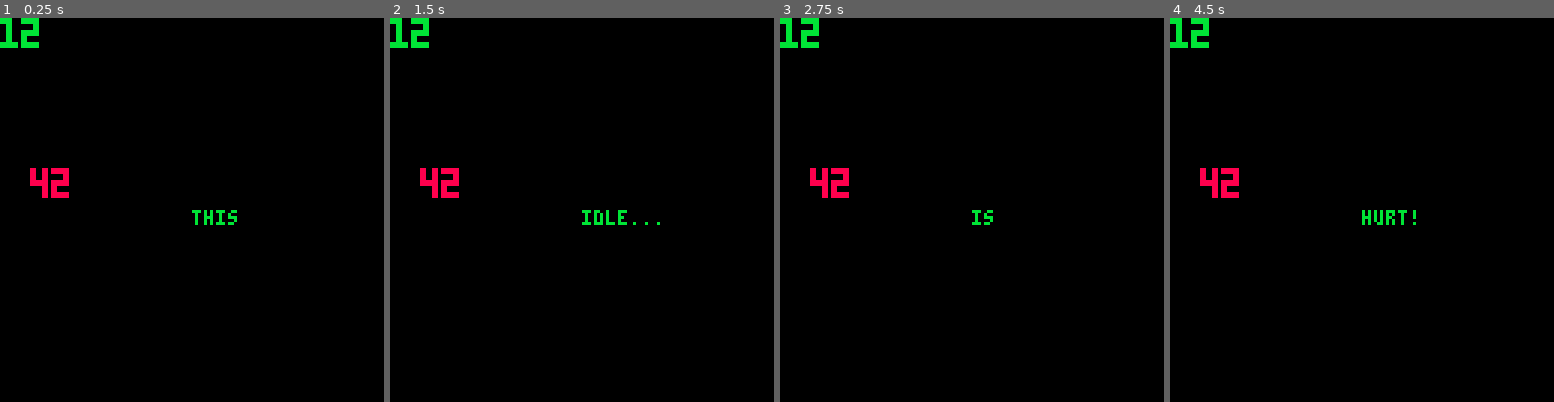
Above: before the commit, frames 1-4 (left to right).
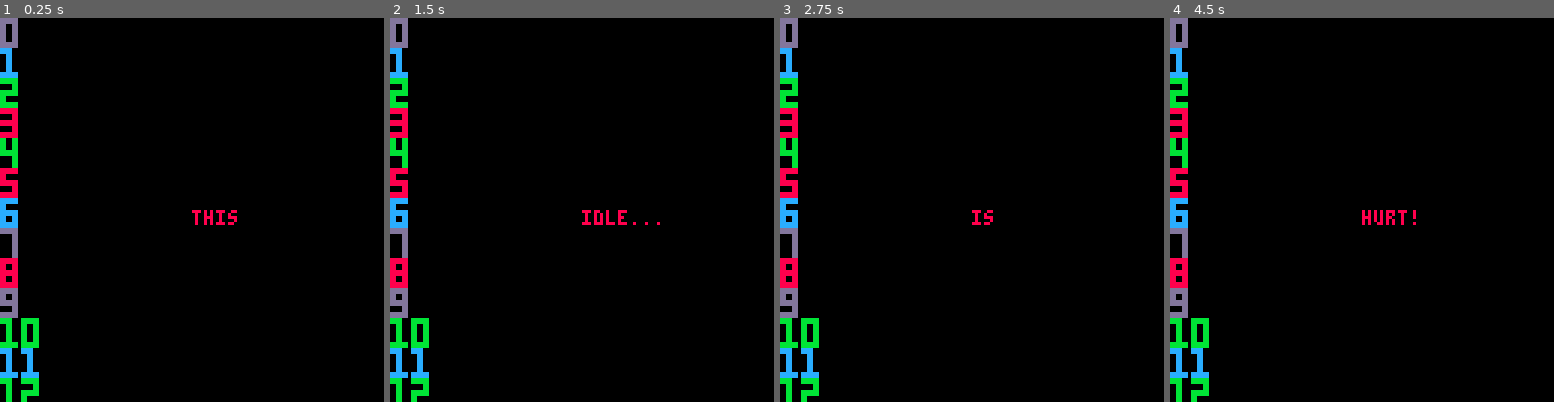
Above: after the commit, the same moments.

Repository: shen-sat/last_minute
Game: PICO-8 cartridge game.p8
Two runs of this game, one before a commit and one after it. Both use one fixed random seed, a clock stepped at 60 frames per second and the inputs below.
Inputs:
- Up to frame 1 (0.25 s): no input
- Up to frame 2 (1.5 s): no input
- Up to frame 3 (2.75 s): hold Up 2.15-2.42 s
- Up to frame 4 (4.5 s): hold Down 3.63-3.97 s

The runs differ from the first frame. In frame 1, 4.8% of the frame differs, in the area x 0-62%, y 0-100%; in frame 2, 4.9%; in frame 3, 4.7%; in frame 4, 4.9%, in the area x 0-65%, y 0-100%.

Commit message:
Add raw chips

Diff:
--- /dev/null
+++ b/chips/init_chip.lua
@@ -0,0 +1,8 @@
+function init_chip(x,y,color,value)
+  local anim_states = init_chip_anim_states()
+  local chip = init_entity(x,y,anim_states,'idle')
+  chip.color = color
+  chip.value = value
+
+  return chip
+end
--- /dev/null
+++ b/chips/init_chip_anim_states.lua
@@ -0,0 +1,13 @@
+function init_chip_anim_states()
+  local anim_states = {}
+
+  local idle_frames = {
+    function (target)
+      print_large_number(target.value, target.x, target.y, target.color)
+    end
+  }
+
+  anim_states['idle'] = create_anim_state(idle_frames, 10, false)
+
+  return anim_states
+end
--- /dev/null
+++ b/chips/init_chips.lua
@@ -0,0 +1,20 @@
+function init_chips()
+  function shuffle(t)
+    for i = #t, 2, -1 do
+      local j = flr(rnd(i)) + 1
+      t[i], t[j] = t[j], t[i]
+    end
+  end
+
+  local chips = {}
+  for i = 0, 59 do
+    if i % 4 == 0 then
+      shuffled_colors = {8, 11, 12, 13}
+      shuffle(shuffled_colors)
+    end
+    local color = shuffled_colors[(i % 4) + 1]
+    add(chips, init_chip(0, i * 10, color, i))
+  end
+
+  return chips
+end
--- a/game.p8
+++ b/game.p8
@@ -4,12 +4,17 @@
 
 #include draw_number.lua
 #include shared.lua
+#include chips/init_chip_anim_states.lua
+#include chips/init_chip.lua
+#include chips/init_chips.lua
 #include player/init_player_anim_states.lua
 #include player/init_player.lua
 
 function _init()
   player_anim_states = init_player_anim_states()
-  player = init_player(player_anim_states, 'idle')
+  player = init_player(64,64,player_anim_states, 'idle')
+
+  chips = init_chips()
 end
 
 function _update()
@@ -25,7 +30,7 @@
 function _draw()
   cls()
   player:draw()
-
-  print_large_number(42, 10, 50, 8)     -- Red number at (10, 50)
-  print_large_number(12, 0, 0, 11)  -- Green number at (10, 70)
+  for chip in all(chips) do
+    chip:draw()
+  end
 end
--- a/player/init_player.lua
+++ b/player/init_player.lua
@@ -1,5 +1,5 @@
-function init_player(anim_states, initial_anim_state_name)
-  local player = init_entity(anim_states, initial_anim_state_name)
+function init_player(x,y,anim_states, initial_anim_state_name)
+  local player = init_entity(x,y,anim_states, initial_anim_state_name)
 
   return player
 end
--- a/shared.lua
+++ b/shared.lua
@@ -36,10 +36,10 @@
   }
 end
 
-function init_entity(anim_states, initial_anim_state_name)
+function init_entity(x,y,anim_states,initial_anim_state_name)
   local entity = {
-    x = 64,
-    y = 64,
+    x = x,
+    y = y,
     anim_state = anim_states[initial_anim_state_name], -- Set the initial anim state
 
     draw = function(self)
